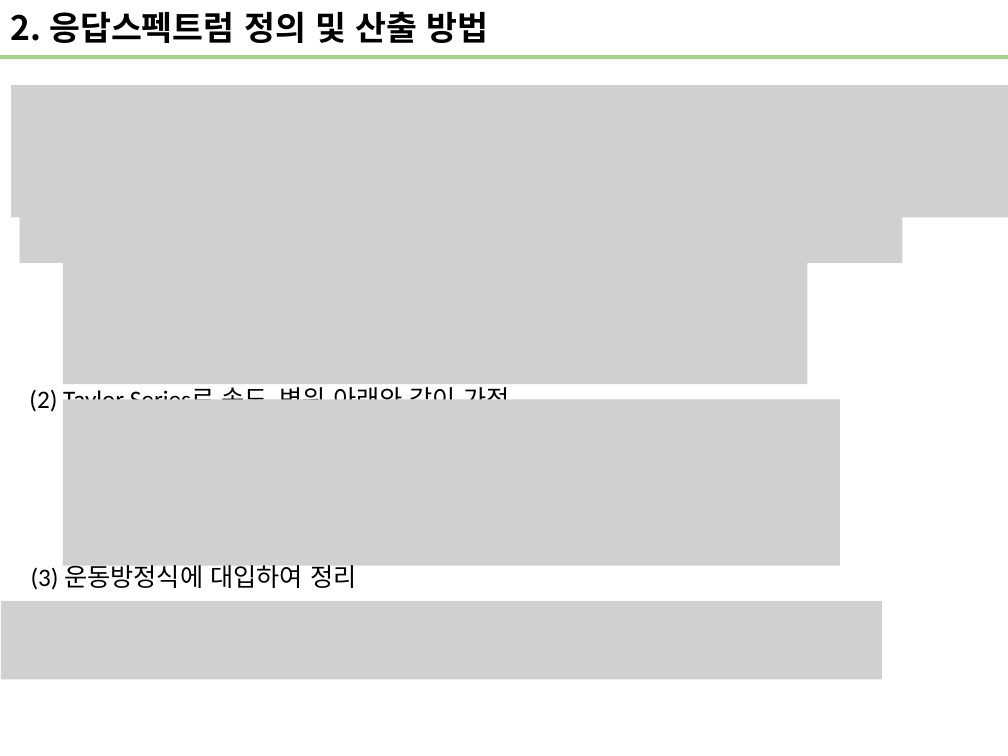
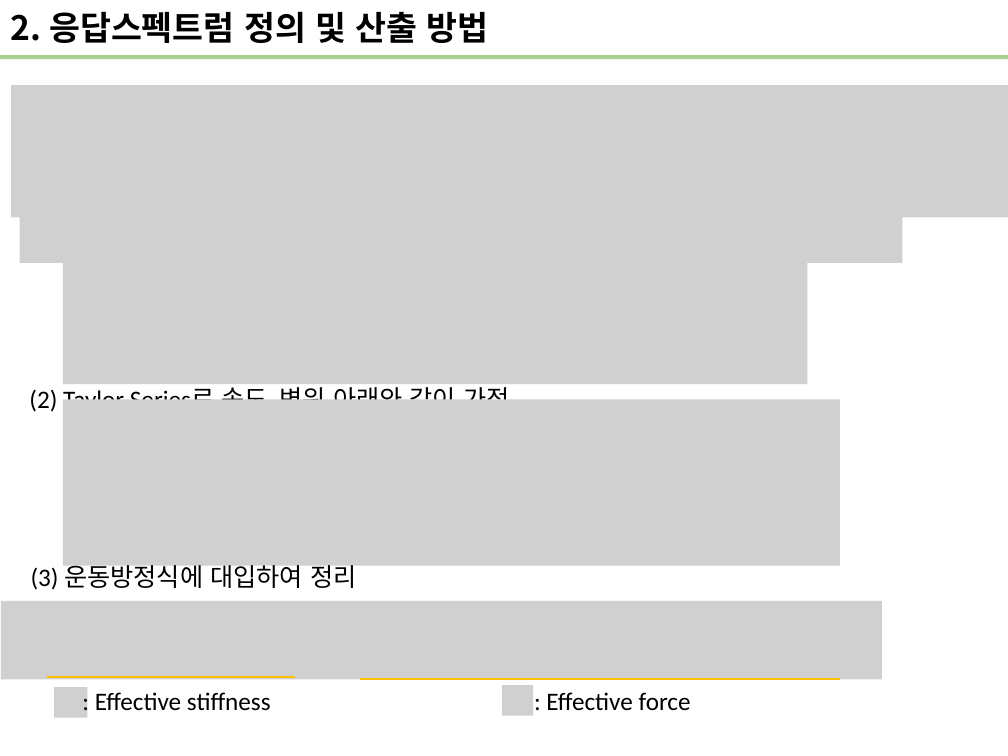
Before and after one commit to wonho13/work, a slide deck: slide 16 of 진동/응답스펙트럼소개.pptx (slide 14 before the commit). Drawn at 1008x756 pixels with LibreOffice and Linux fonts; fonts in the diff are those of the drawing; grey boxes stand for pictures. Boxes give left, top, right and bottom in pixels: in the first picture for what was removed or moved away, otherwise in the second. Text is boxed around its words. In the diff, an @@ line names an element or a change of style, - is before the commit and + after.

```diff
--- a/진동/응답스펙트럼소개.pptx
+++ b/진동/응답스펙트럼소개.pptx
@@ line added from (46, 676) to (295, 676), #FFC000 1.5 pt @@
@@ picture added at (54,687,88,718) @@
@@ line added from (361, 679) to (840, 679), #FFC000 1.5 pt @@
@@ picture added at (502,685,533,716) @@
@@ text added at (95,692,271,711), 18 pt, text #000000 @@
+: Effective stiffness
@@ text added at (546,692,691,710), 18 pt, text #000000 @@
+: Effective force
```
Also in this commit, not shown: 5 other slides changed, 4 slides added.
